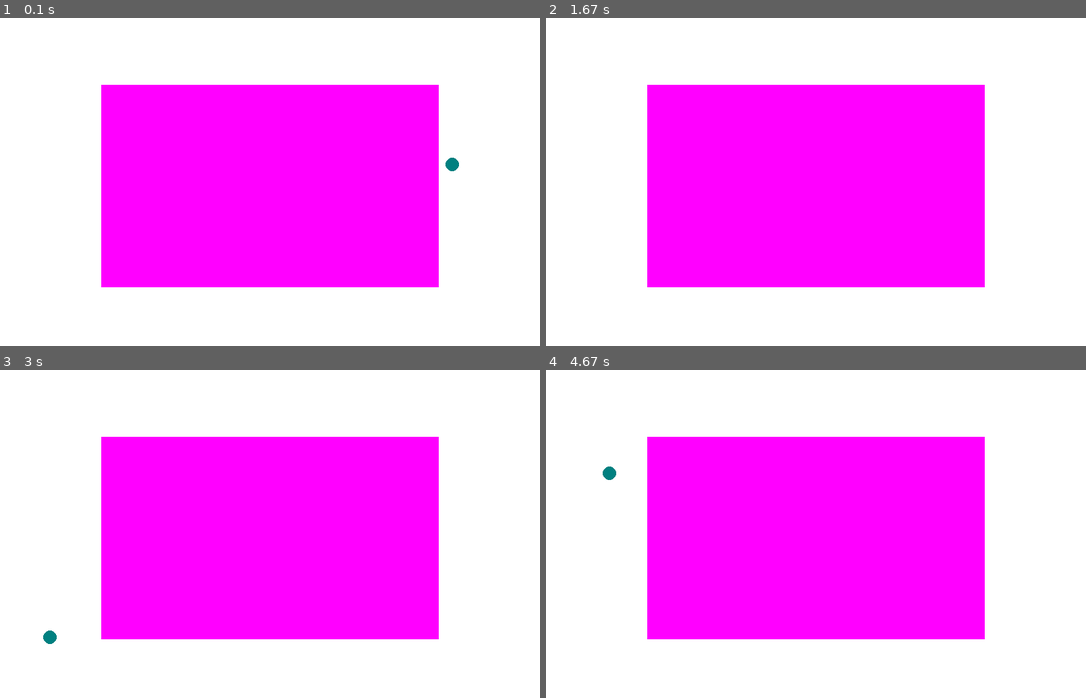
Above: before the commit, frames 1-4 (two rows, left to right).
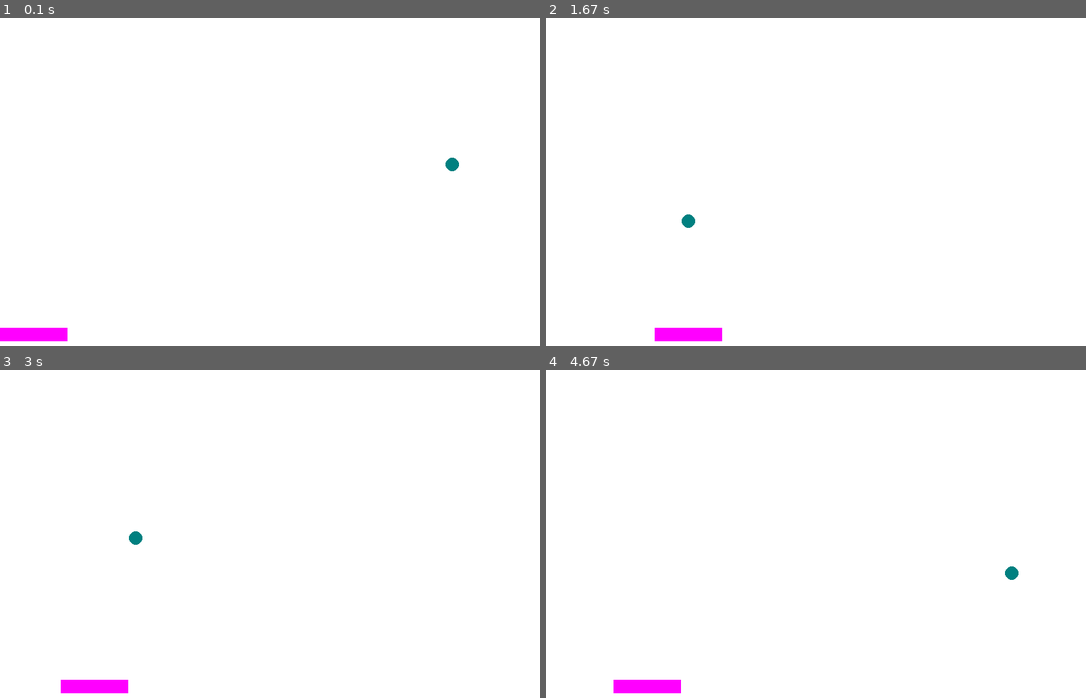
Above: after the commit, the same moments.

Repository: tylorjilk/ball_game
Game: pygame game, started from breakout.py
Same seed, same stepped clock (60 frames per second), same inputs: the game is played once before the commit and once after it.
Inputs (mouse positions are in pixels of both pictures, inside the frame that each line leads up to):
- Up to frame 1 (0.1 s): no input
- Up to frame 2 (1.67 s): click (816, 185) at 0.38 s; click (870, 260) at 0.72 s; click (1015, 303) at 1.05 s; click (686, 119) at 1.38 s
- Up to frame 3 (3 s): click (270, 579) at 1.72 s; click (194, 468) at 2.05 s; click (459, 625) at 2.38 s; click (97, 570) at 2.72 s
- Up to frame 4 (4.67 s): click (659, 471) at 3.05 s; click (686, 596) at 3.38 s; click (1010, 616) at 3.72 s; click (654, 661) at 4.05 s; click (648, 560) at 4.38 s

The runs differ from the first frame. In frame 1, 39% of the frame differs, in the area x 0-82%, y 20-99%; in frame 2, 39%; in frame 3, 39%; in frame 4, 39%, in the area x 10-88%, y 20-99%.

Commit message:
Added mouse tracking

Diff:
--- a/breakout.py
+++ b/breakout.py
@@ -58,6 +58,7 @@
 		DISPLAYSURF.fill(bc.WHITE)
 		checkBallPath()
 		moveBall()
+		movePaddle()
 		drawBall(DISPLAYSURF)
 		drawPaddle(DISPLAYSURF)
 
@@ -91,6 +92,14 @@
 	ball.x += ball.vx
 	ball.y += ball.vy
 
+def movePaddle():
+	mousex, mousey = pygame.mouse.get_pos()
+	paddle.x = mousex - paddle.width / 2
+	if (paddle.x < 0):
+		paddle.x = 0
+	elif (paddle.x + paddle.width > bc.DISPLAY_WIDTH):
+		paddle.x = bc.DISPLAY_WIDTH - paddle.width
+
 def checkDisplayEdges():
 	# Check right edge
 	if (ball.x + ball.radius + ball.vx >= bc.DISPLAY_WIDTH):
--- a/breakout_constants.py
+++ b/breakout_constants.py
@@ -40,9 +40,9 @@
 ballVYMin = 5				# Min y velocity magnitude
 
 # Paddle constants
-paddleYOffset = 100			# Distance from bottom of paddle to bottom of screen
-paddleWidth = 500			# Width of paddle
-paddleHeight = 300			# Height of paddle
+paddleYOffset = 20			# Distance from bottom of paddle to bottom of screen
+paddleWidth = 100			# Width of paddle
+paddleHeight = 20			# Height of paddle
 paddleX = DISPLAY_WIDTH/2 - paddleWidth/2				# Initial x position
 paddleY = DISPLAY_HEIGHT - paddleYOffset - paddleHeight	# Initial y position
 paddleColor = FUCHSIA		# Color of the paddle
Not shown, changed: breakout_constants.pyc
